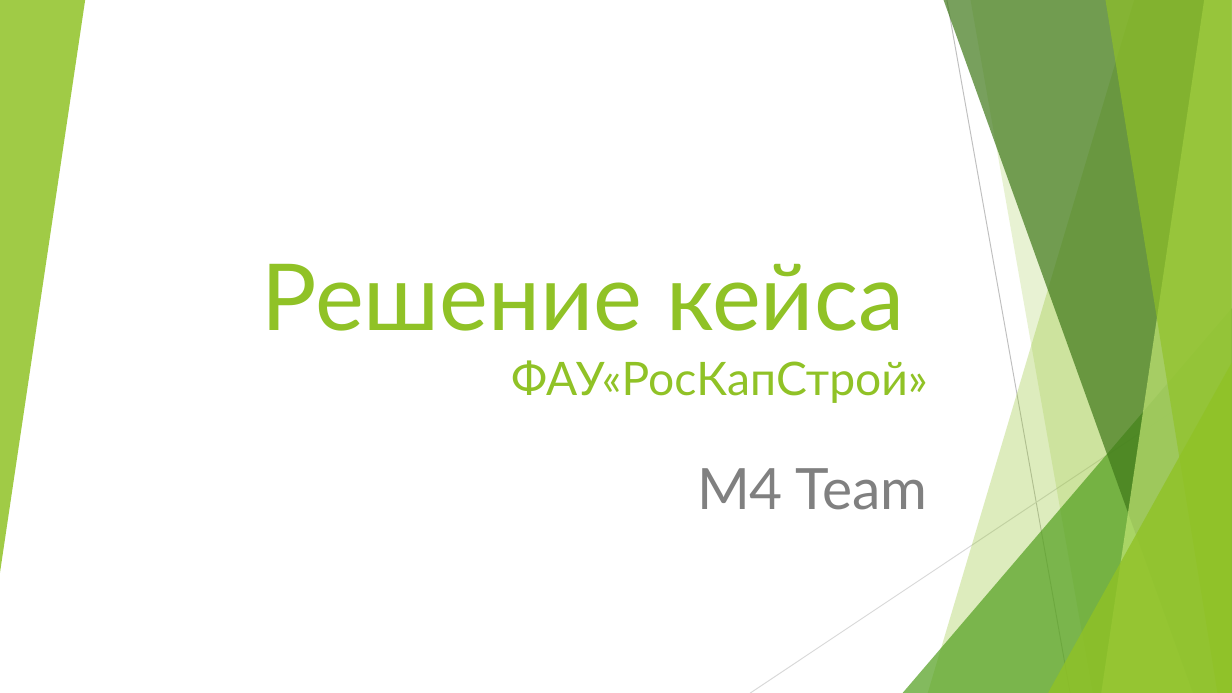
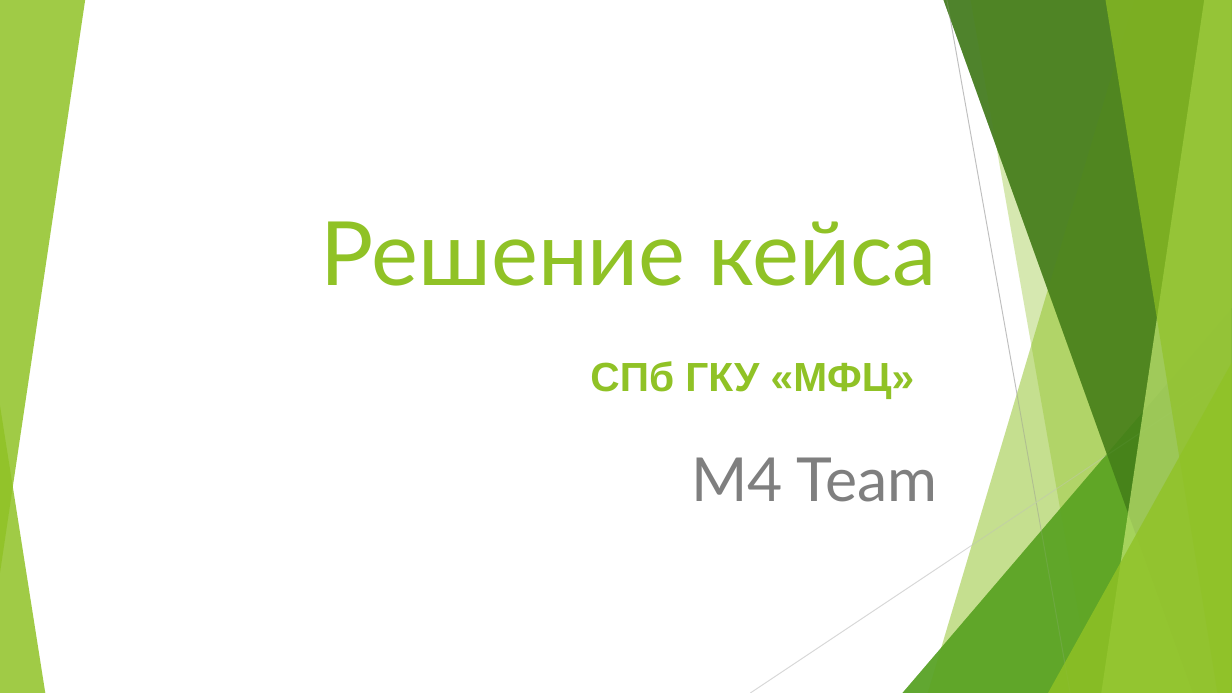
Before and after one commit to MikhailDemin/pet_projects, a slide deck: slide 1 of M4_Team_Hackathon_08_2023_MFC_SPb_case_solution/result/Prezentaciya_M4_Team.pptx. Drawn at 1232x693 pixels with LibreOffice and Linux fonts; fonts in the diff are those of the drawing. Boxes give left, top, right and bottom in pixels: in the first picture for what was removed or moved away, otherwise in the second. Text is boxed around its words. In the diff, an @@ line names an element or a change of style, - is before the commit and + after.

Commit message:
M4_Team_MFC_SPb_case_solution_files_add

```diff
--- a/M4_Team_Hackathon_08_2023_MFC_SPb_case_solution/result/Prezentaciya_M4_Team.pptx
+++ b/M4_Team_Hackathon_08_2023_MFC_SPb_case_solution/result/Prezentaciya_M4_Team.pptx
@@ freeform shape at [944, 0, 1232, 693]: fill #3F7819 at 70% opacity to #3F7818 at 70% opacity @@
@@ freeform shape at [970, 0, 1232, 693]: outline redrawn @@
@@ freeform shape at [1102, 0, 1232, 693]: fill #C0E474 at 70% opacity to #BFE471 at 70% opacity @@
@@ title at [321, 221, 936, 399]: text changed; size 36 to 69.1 pt @@
-Решение кейса
-ФАУ«РосКапСтрой»
+Решение кейса
+СПб ГКУ «МФЦ»
@@ line (1232, 372) - (750, 693): stroke #D9D9D9 0.75 pt to #D8D8D8 0.75 pt @@
@@ group added at [903, 0, 1232, 693]: 5 freeform shapes, 2 triangles @@
@@ triangle added at [0, 406, 45, 693], fill #90C226 at 85% opacity @@
@@ subtitle "M4 Team" at [691, 457, 938, 502]: size 44.4 to 47.3 pt, text colour #808080 to #7F7F7F; indent changed; line spacing 1 to 0.9 @@
```
Also in this commit, not shown: 3 other slides changed, 6 slides added, 7 slides removed, 13 other files.
